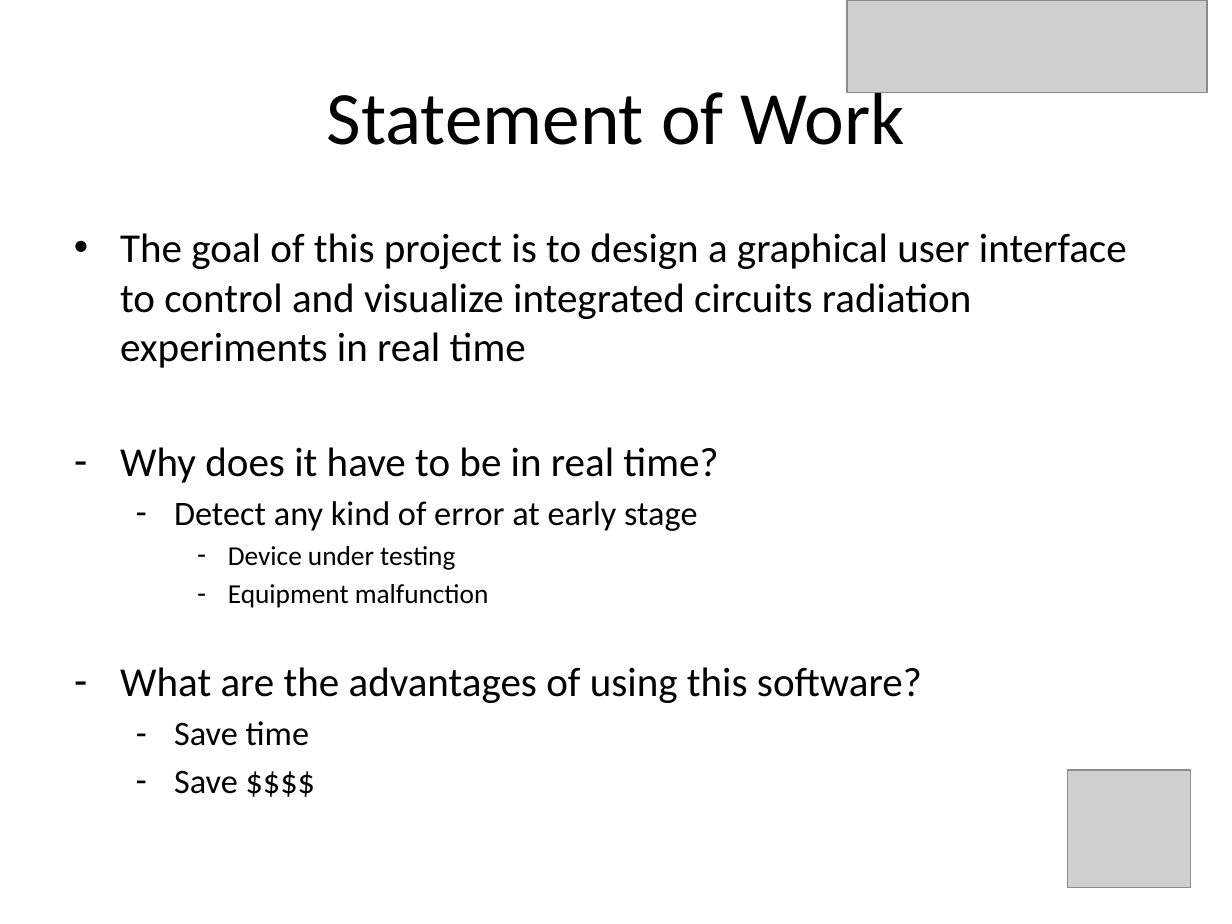
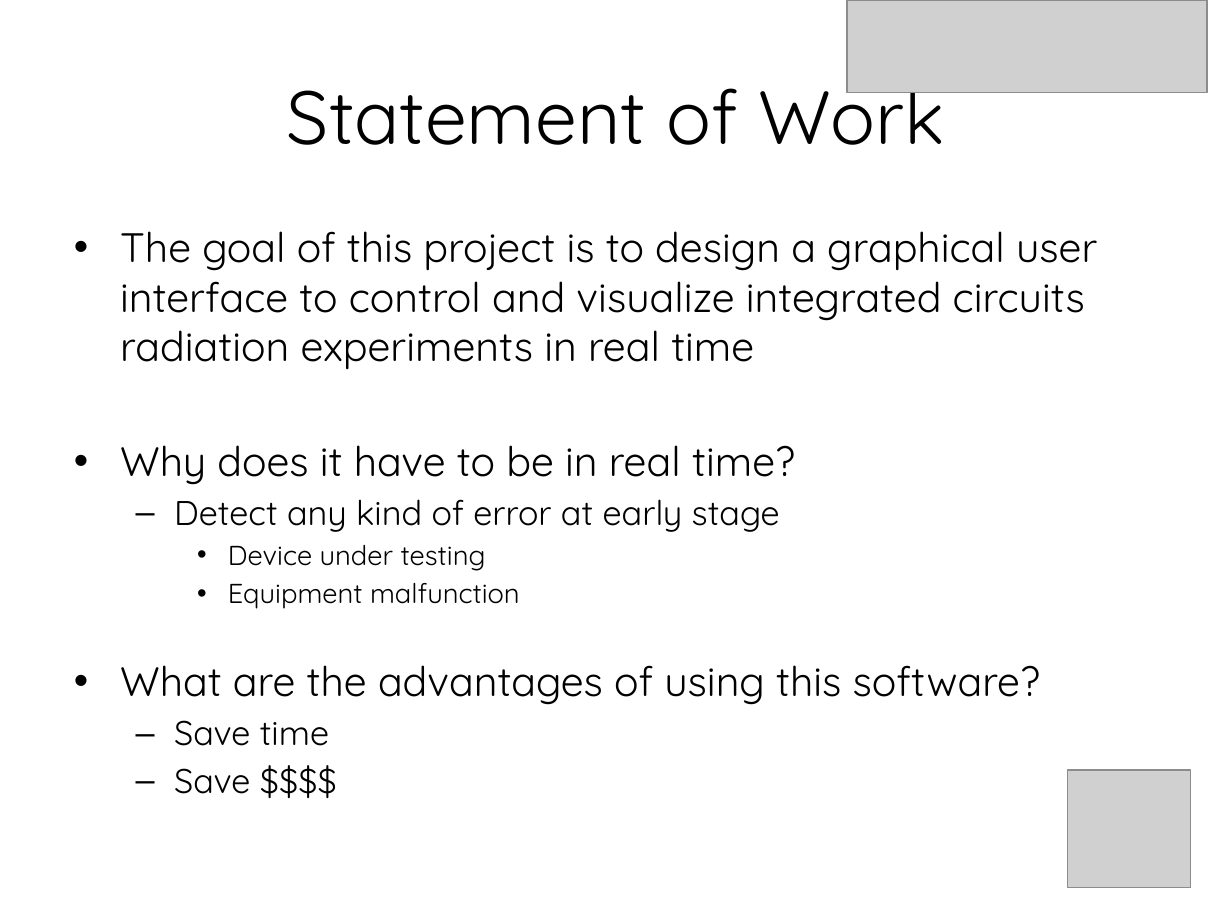
Before and after one commit to doctoboggan/DeathRay, a slide deck: slide 4 of manuals/desReview.pptx. Drawn at 1232x924 pixels with LibreOffice and Linux fonts; fonts in the diff are those of the drawing; grey boxes stand for pictures. Boxes give left, top, right and bottom in pixels: in the first picture for what was removed or moved away, otherwise in the second. Text is boxed around its words. In the diff, an @@ line names an element or a change of style, - is before the commit and + after.

```diff
--- a/manuals/desReview.pptx
+++ b/manuals/desReview.pptx
@@ title "Statement of Work" at <box>287,66,945,145</box>: font Calibri to Quicksand @@
@@ text "The goal of this project ..." at <box>120,231,1097,794</box>: font Calibri to Quicksand; bullet - to •; bullet - to – @@
```
Also in this commit, not shown: 18 other slides changed, 1 slide added.
